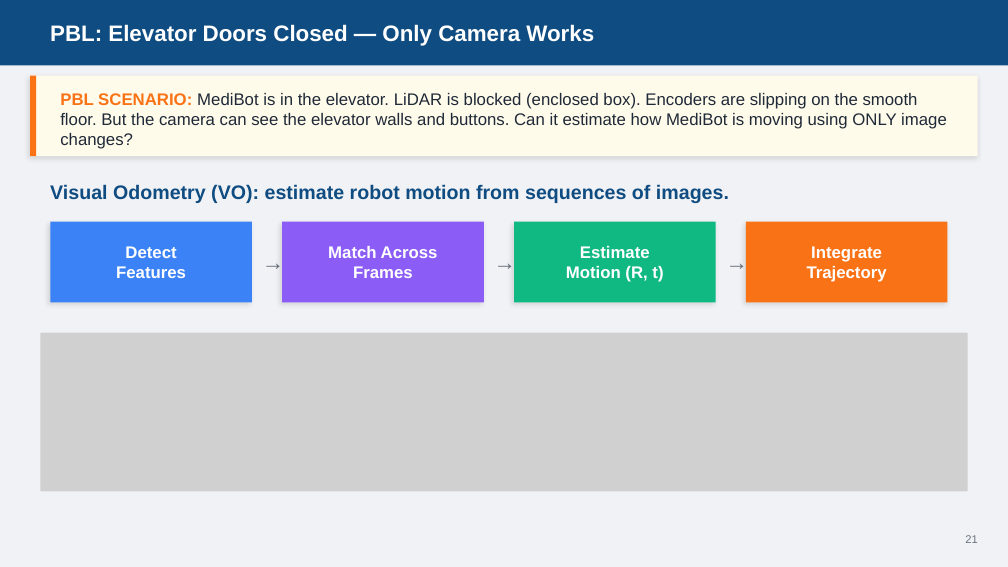
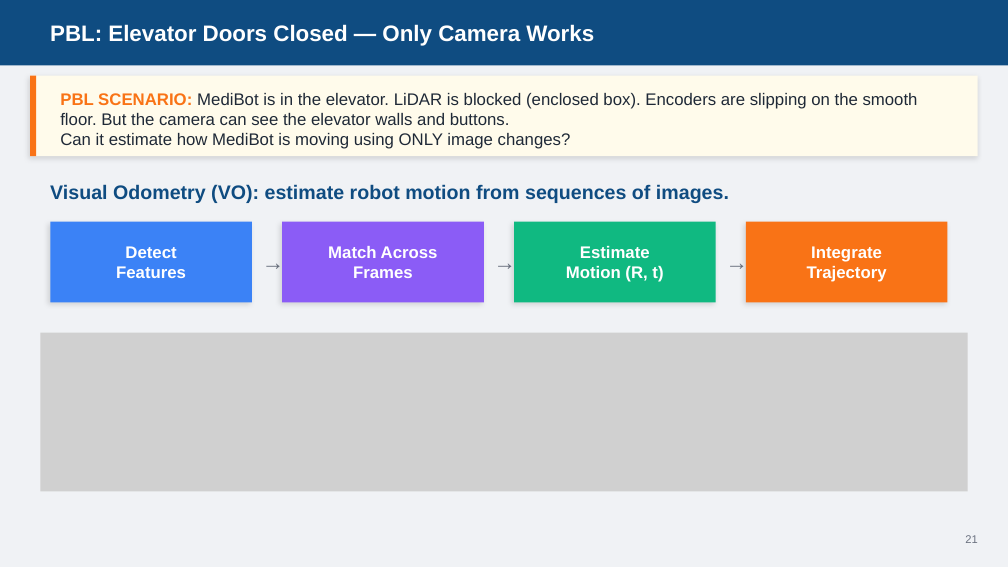
Before and after one commit to AbbadiAhmad/mobile_robots_course, a slide deck: slide 22 of Slides/Mod07/MOD007-Perception.pptx. Drawn at 1008x567 pixels with LibreOffice and Linux fonts; fonts in the diff are those of the drawing; grey boxes stand for pictures. Boxes give left, top, right and bottom in pixels: in the first picture for what was removed or moved away, otherwise in the second. Text is boxed around its words. In the diff, an @@ line names an element or a change of style, - is before the commit and + after.

```diff
--- a/Slides/Mod07/MOD007-Perception.pptx
+++ b/Slides/Mod07/MOD007-Perception.pptx
@@ text at [60, 93, 918, 149]: text changed @@
-PBL SCENARIO: MediBot is in the elevator. LiDAR is blocked (enclosed box). Encoders are slipping on the smooth floor. But the camera can see the elevator walls and buttons. Can it estimate how MediBot is moving using ONLY image changes?
+PBL SCENARIO: MediBot is in the elevator. LiDAR is blocked (enclosed box). Encoders are slipping on the smooth floor. But the camera can see the elevator walls and buttons.
+Can it estimate how MediBot is moving using ONLY image changes?
```
Also in this commit, not shown: 10 other slides changed, 3 other files.
